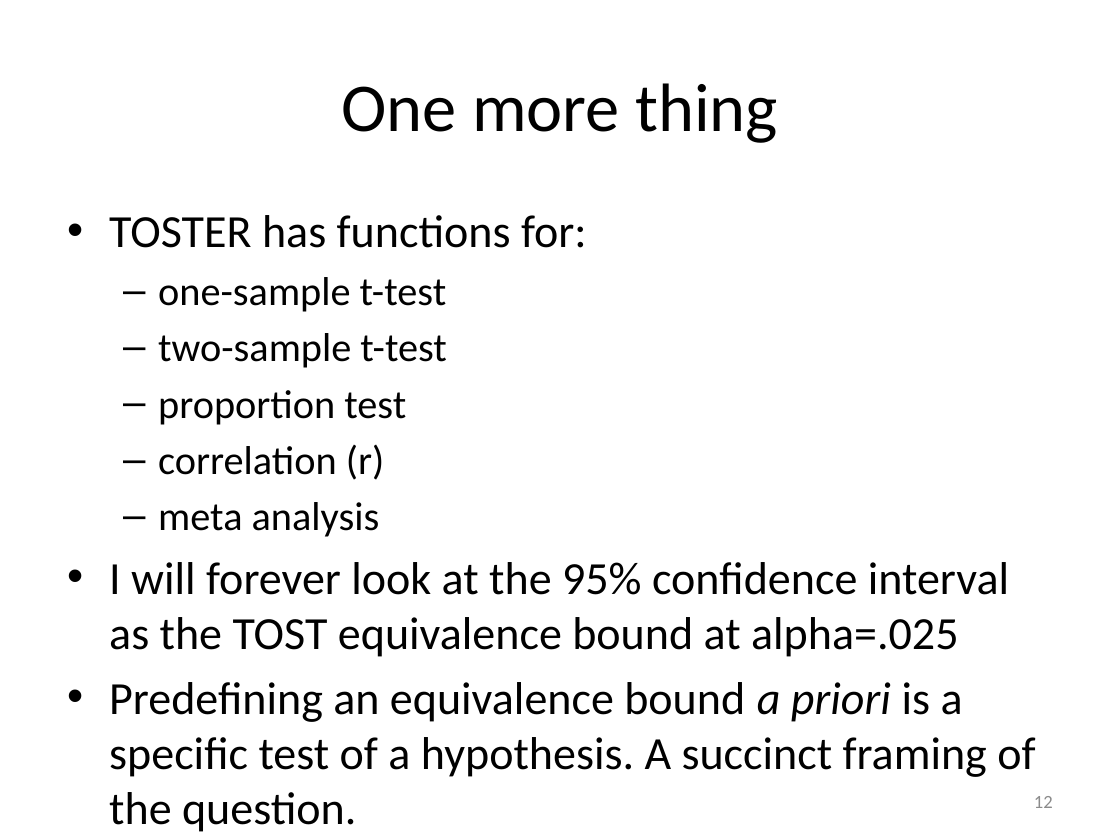
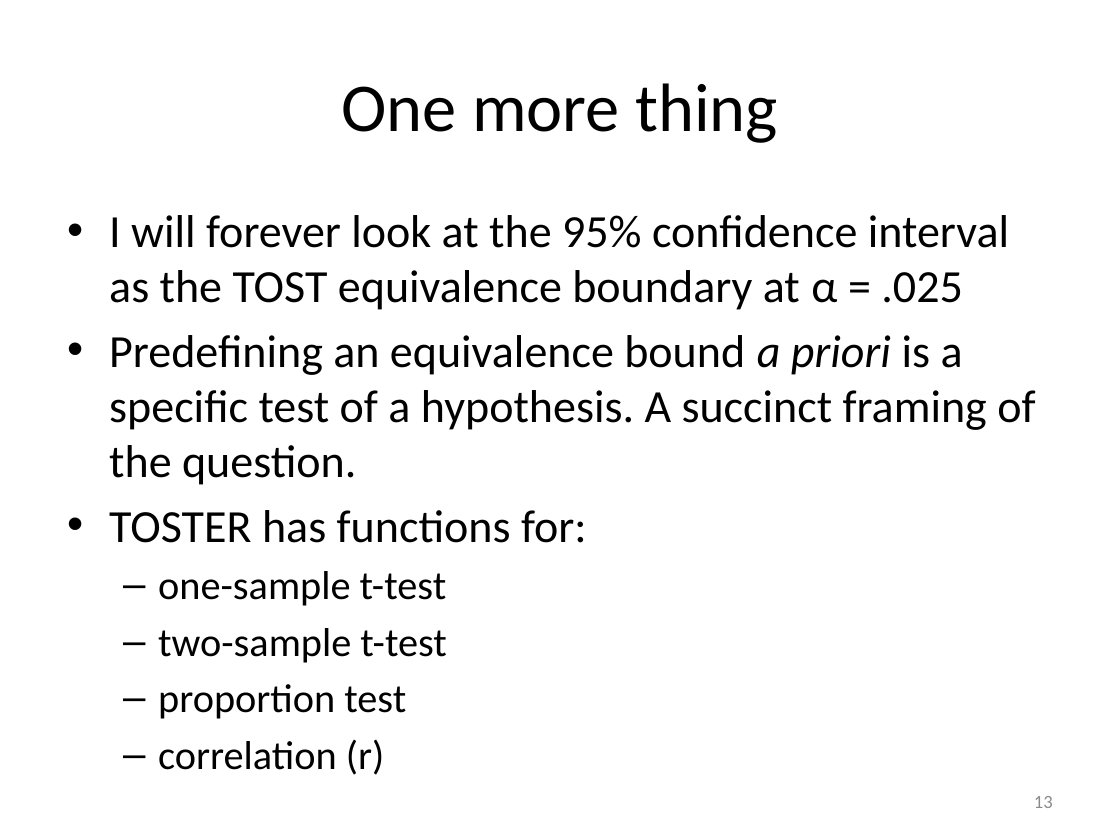
Before and after one commit to meekrob/stats_workshop_2020, a slide deck: slide 13 of adeline/Adeline_TOST_edit.pptx (slide 12 before the commit). Drawn at 1120x840 pixels with LibreOffice and Linux fonts; fonts in the diff are those of the drawing. Boxes give left, top, right and bottom in pixels: in the first picture for what was removed or moved away, otherwise in the second. Text is boxed around its words. In the diff, an @@ line names an element or a change of style, - is before the commit and + after.

```diff
--- a/adeline/Adeline_TOST_edit.pptx
+++ b/adeline/Adeline_TOST_edit.pptx
@@ text at (109,215,1035,485): paragraphs added @@
+• I will forever look at the 95% confidence interval as the TOST equivalence boundary at α = .025
+• Predefining an equivalence bound a priori is a specific test of a hypothesis. A succinct framing of the question.
@@ text at (109,502,1035,832): paragraphs removed @@
-  – meta analysis
-• I will forever look at the 95% confidence interval as the TOST equivalence bound at alpha=.025
-• Predefining an equivalence bound a priori is a specific test of a hypothesis. A succinct framing of the question.
@@ page number at (1034,796,1053,808): text changed @@
-12
+13
```
Also in this commit, not shown: 6 other slides changed, 3 slides added, 2 slides removed.
